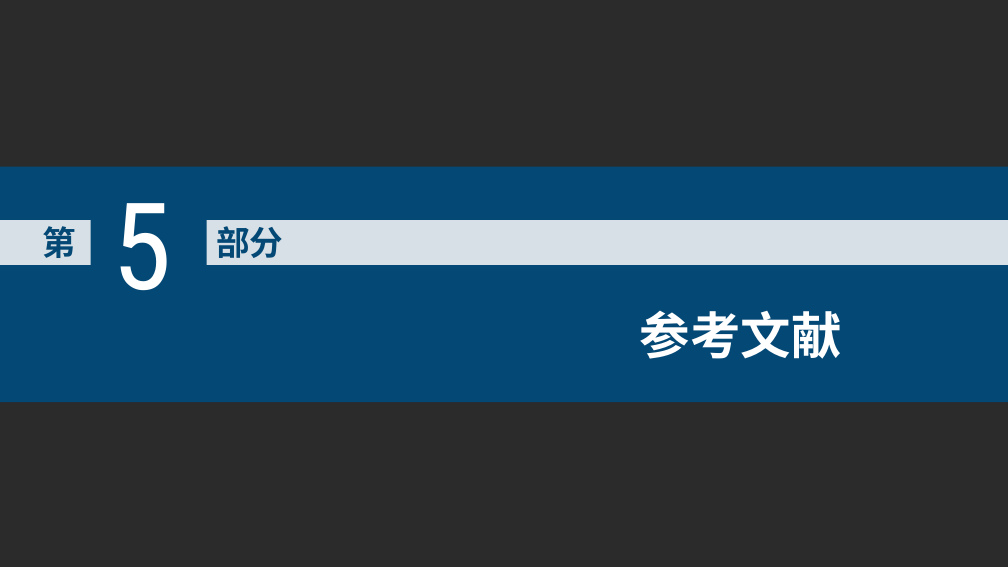
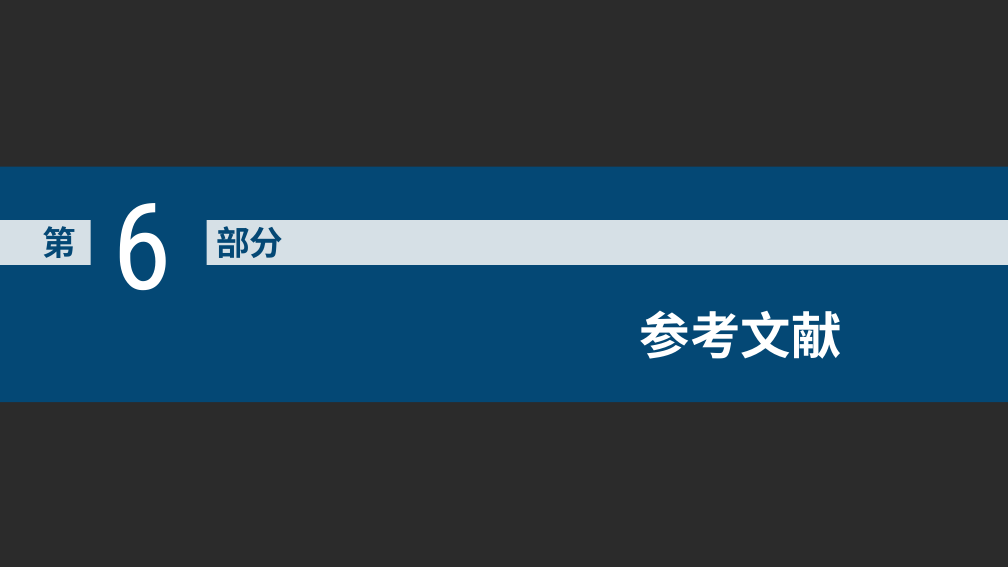
Before and after one commit to Andrew-Men/AdvResearch, a slide deck: slide 30 of 结题报告/高级科研实训结题答辩PPT.pptx (slide 22 before the commit). Drawn at 1008x567 pixels with LibreOffice and Linux fonts; fonts in the diff are those of the drawing; background and template pictures are left out; a plain dark background stands for a picture behind light text. Boxes give left, top, right and bottom in pixels: in the first picture for what was removed or moved away, otherwise in the second. Text is boxed around its words. In the diff, an @@ line names an element or a change of style, - is before the commit and + after.

```diff
--- a/结题报告/高级科研实训结题答辩PPT.pptx
+++ b/结题报告/高级科研实训结题答辩PPT.pptx
@@ text at bbox=[112, 203, 172, 291]: text changed @@
-5
+6
```
Also in this commit, not shown: 5 other slides changed, 8 slides added, 2 other files.
